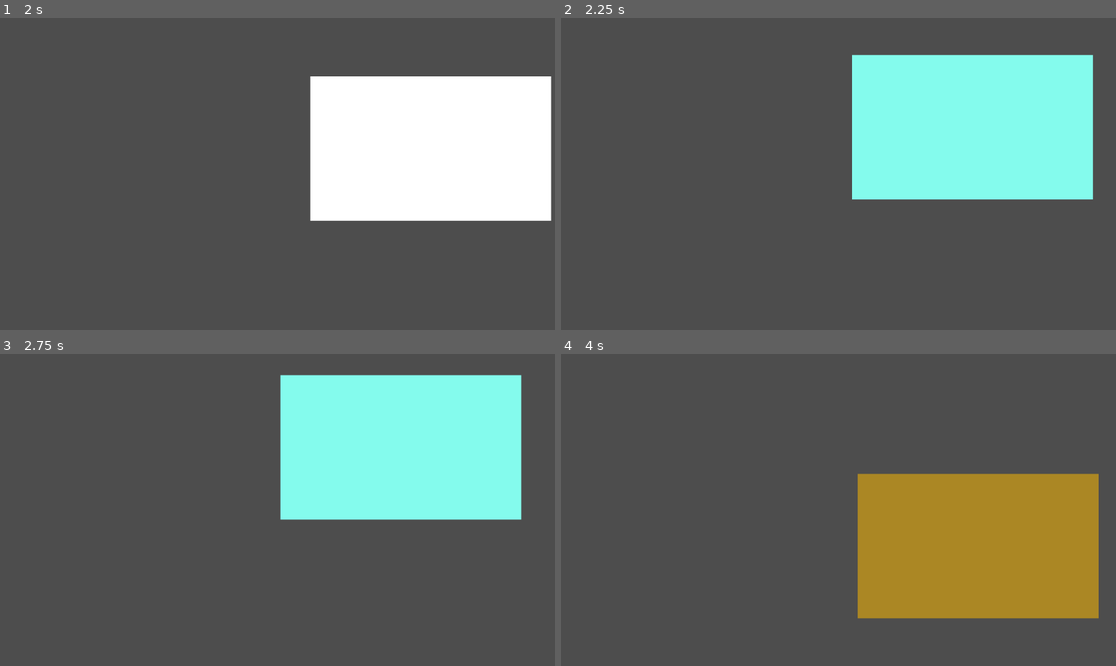
Above: before the commit, frames 1-4 (two rows, left to right).
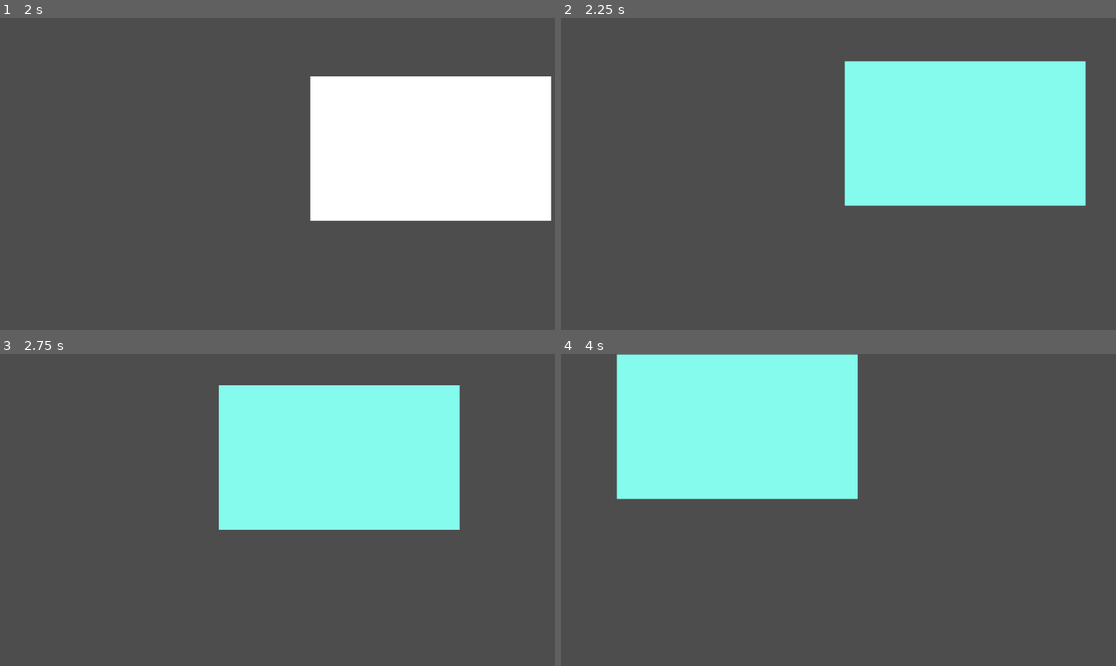
Above: after the commit, the same moments.

Repository: animyrch/HarderBouncer
Game: Godot game, scene res://Main.tscn
The game is run twice, just before and just after one commit, with the same random seed, the same clock (stepped at 60 frames per second) and the same inputs.
Inputs (mouse positions are in pixels of both pictures, inside the frame that each line leads up to):
- Up to frame 1 (2 s): move the mouse to (399, 158) at 0.52 s; click (399, 158) at 0.67 s; move the mouse to (166, 189) at 1.27 s; click (166, 189) at 1.42 s
- Up to frame 2 (2.25 s): move the mouse to (894, 105) at 2.02 s; click (894, 105) at 2.17 s
- Up to frame 3 (2.75 s): no input
- Up to frame 4 (4 s): move the mouse to (810, 572) at 2.77 s; click (810, 572) at 2.92 s; move the mouse to (1005, 556) at 3.52 s; click (1005, 556) at 3.67 s

Frame 1 is identical in both runs. In frame 2, 3.1% of the frame differs, in the area x 51-96%, y 11-61%; in frame 3, 13%; in frame 4, 40%, in the area x 10-97%, y 0-85%.

Commit message:
decreased speed up

Diff:
--- a/BouncingRect.gd
+++ b/BouncingRect.gd
@@ -1,7 +1,7 @@
 extends ColorRect
 
 var velocity = Vector2(200, 150)  # Initial speed
-var speed_multiplier = 1.01  # Speed increase multiplier
+var speed_multiplier = 1.1  # Speed increase multiplier
 
 func _ready():
 	randomize()  # Ensure randomness for initial position
@@ -27,8 +27,7 @@
 	modulate = Color(randf(), randf(), randf(), 1.0)  # Set to a random color
 
 func change_direction():
-	var rand_angle = rand_range(-PI, PI)  # Random angle in radians
-	velocity = Vector2(cos(rand_angle), sin(rand_angle)) * velocity.length()  # Set velocity in random direction
+	velocity = Vector2(randf_range(-1.0, 1.0), randf_range(-1.0, 1.0)).normalized() * velocity.length()  # Randomize direction
 
 func change_speed():
 	velocity *= speed_multiplier  # Increase speed when clicked
